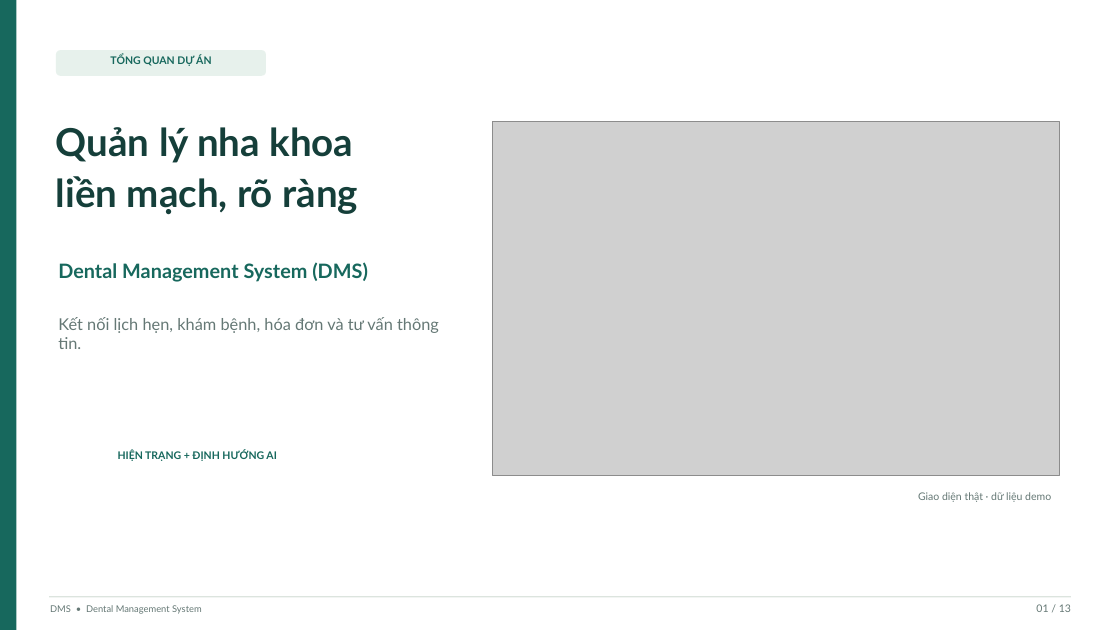
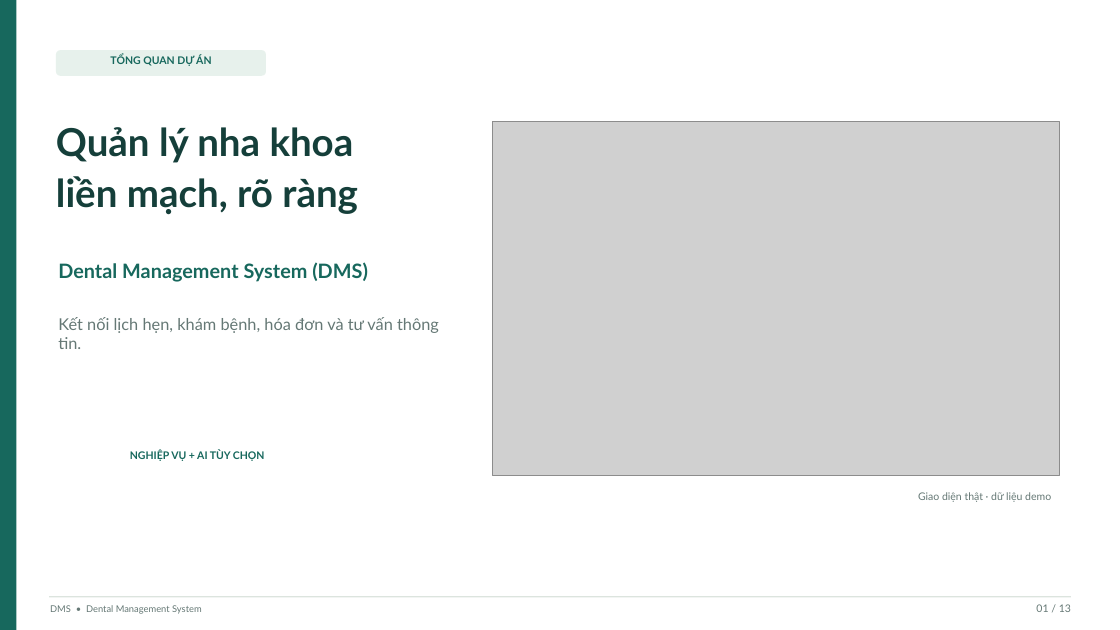
Before and after one commit to tuuyengb06/dental-clinic-system, a slide deck: slide 1 of docs/project-presentation.pptx. Drawn at 1120x630 pixels with LibreOffice and Linux fonts; fonts in the diff are those of the drawing; grey boxes stand for pictures. Boxes give left, top, right and bottom in pixels: in the first picture for what was removed or moved away, otherwise in the second. Text is boxed around its words. In the diff, an @@ line names an element or a change of style, - is before the commit and + after.

```diff
--- a/docs/project-presentation.pptx
+++ b/docs/project-presentation.pptx
@@ text at (130, 450, 265, 461): text changed @@
-HIỆN TRẠNG + ĐỊNH HƯỚNG AI
+NGHIỆP VỤ + AI TÙY CHỌN
```
Also in this commit, not shown: 7 other slides changed, 21 other files.
